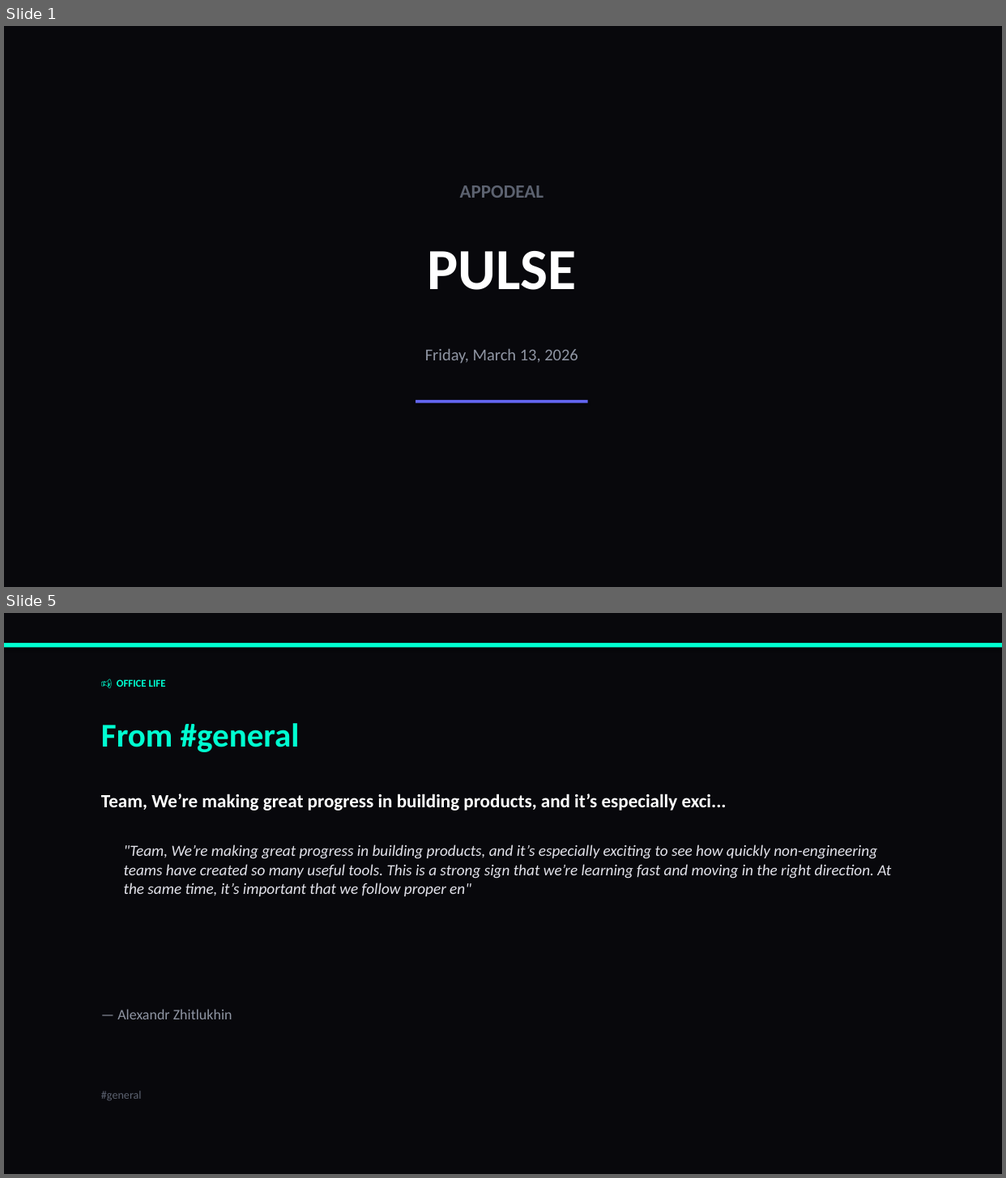
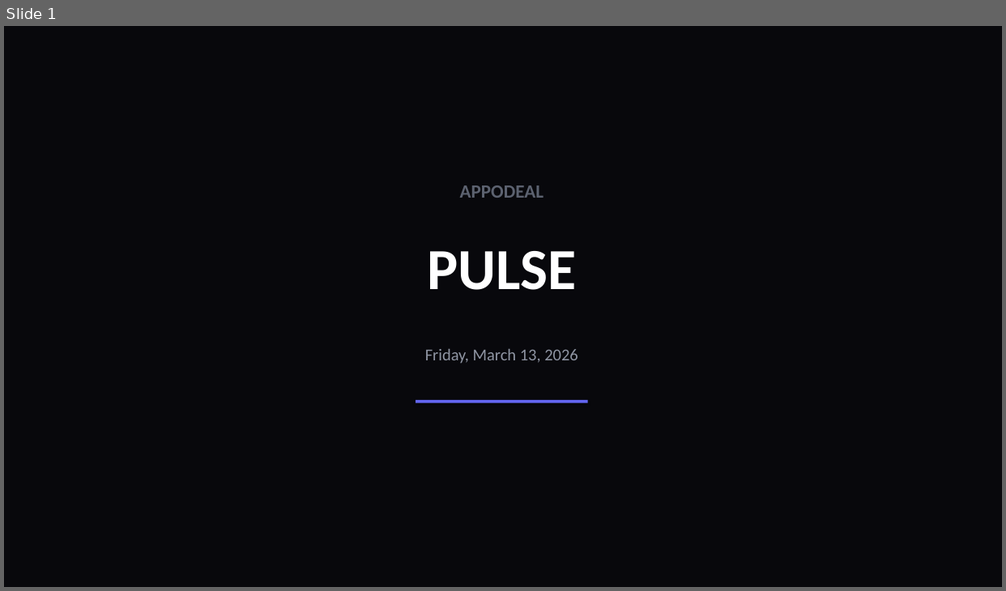
Before and after one commit to liliyagarifullina-maker/appodeal-pulse, a slide deck: data/archive/pulse_2026-03-13.pptx. Shown one above the other, each under a label of ours: slides 1 and 5 before the commit, slide 1 after it; the slides between them are not shown. The pictures are 1006x1178 and 1006x591 pixels, drawn with LibreOffice and Linux fonts; fonts in the diff are those of the drawing. Boxes give left, top, right and bottom in pixels: in the first picture for what was removed or moved away, otherwise in the second. Text is boxed around its words. In the diff, an @@ line names an element or a change of style, - is before the commit and + after.

```diff
--- a/data/archive/pulse_2026-03-13.pptx
+++ b/data/archive/pulse_2026-03-13.pptx
@@ slide 5 removed at (x1=4, y1=613, x2=1002, y2=1174), background #08080C @@
@@ rectangle removed at (x1=4, y1=643, x2=1002, y2=648) @@
@@ text removed at (x1=117, y1=679, x2=166, y2=687) @@
-📢 OFFICE LIFE
@@ text removed at (x1=101, y1=723, x2=300, y2=752) @@
-From #general
@@ text removed at (x1=101, y1=794, x2=727, y2=811) @@
-Team, We’re making great progress in building products, and it’s especially exci...
@@ text removed at (x1=124, y1=845, x2=891, y2=897) @@
-"Team, We’re making great progress in building products, and it’s especially exciting to see how quickly non-engineering teams have created so many useful tools. This is a strong sign that we’re learning fast and moving in the right direction. At the same time, it’s important that we follow proper en"
@@ text removed at (x1=117, y1=1009, x2=232, y2=1020) @@
-— Alexandr Zhitlukhin
@@ text removed at (x1=101, y1=1091, x2=142, y2=1101) @@
-#general
```
Also in this commit, not shown: 2 slides changed, 21 slides added, 3 other slides removed.
